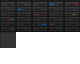
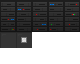
Revision of a layered 80×64 image; what changed, layer by layer:
added layer "Floor copy" above "Floor" over [16,32,32,48]
